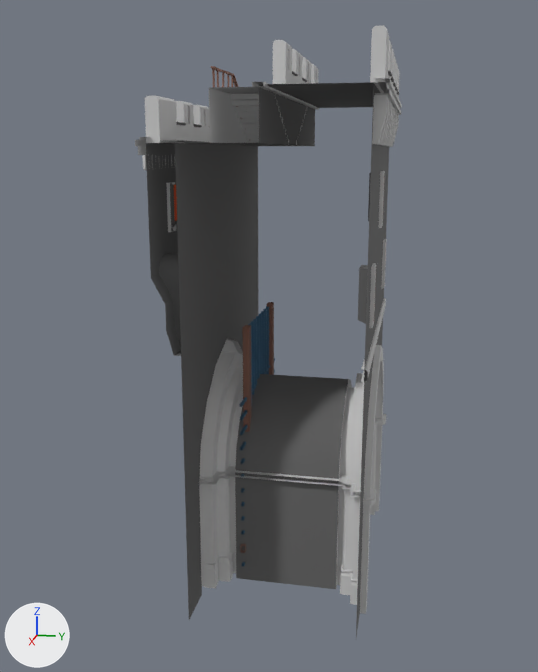
An edit to the FBX model Assets/Polylised - Medieval Desert City/Models/Unique_Buildings/citadel_gate.FBX, drawn before and after from the same camera.
Camera for both pictures: a 50 mm lens placed at (37.9, 5.9, 21.6), pointed at (0.4, -1.6, 12.2). Lighting does not change. The marker at lower left points along +X, +Y and +Z. Where no turn or scale is listed for an object, it has been applied to the vertices.

Script lines for the objects in view, before the commit:
```python
mat_metal_0 = principled_material('Metal_0')
mat_metal_0.base_color = (0.0392, 0.125, 0.224)  # blue #386382
mat_metal_0.roughness = 0.859
mat_wall_0 = principled_material('Wall_0')
mat_wall_0.base_color = (0.133, 0.133, 0.133)  # dark grey #666666
mat_wall_0.roughness = 0.859
mat_wall_1 = principled_material('Wall_1')
mat_wall_1.base_color = (0.624, 0.624, 0.624)  # light grey #cfcfcf
mat_wall_1.roughness = 0.859
mat_wood_0 = principled_material('Wood_0')
mat_wood_0.base_color = (0.227, 0.11, 0.0784)  # brown #835d4f
mat_wood_0.roughness = 0.859
me_mesh = bpy.data.meshes.new('Mesh')
me_mesh.from_pydata(...)  # 4024 vertices, 6531 faces; spans x -8.2..8.2, y -5.6..4.6, z -0.1..26.2
# faces by material slot: [1023, 4798, 10, 516, 184]
me_mesh.materials.append(mat_wall_0)  # dark grey #666666
me_mesh.materials.append(mat_wall_1)  # light grey #cfcfcf
me_mesh.materials.append(mat_window_0)  # orange #f95d00
me_mesh.materials.append(mat_wood_0)  # brown #835d4f
me_mesh.materials.append(mat_metal_0)  # blue #386382
ob_citadel_gate = bpy.data.objects.new('citadel_gate', me_mesh)
ob_citadel_gate.location = (0.0, 0.0, 0.0)
```
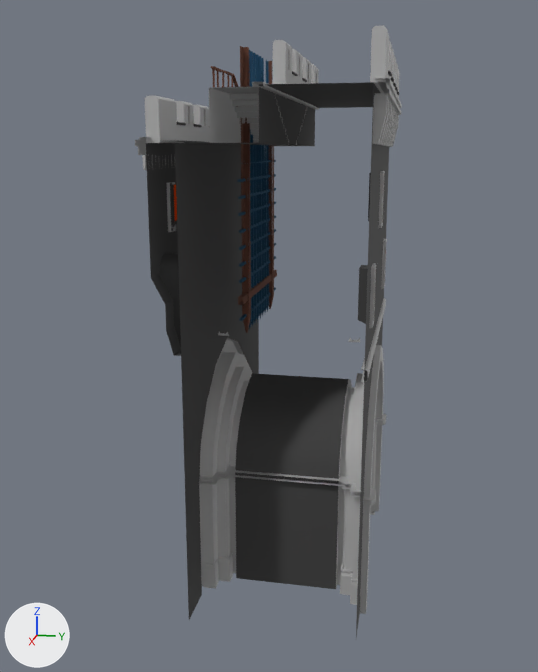
Where the newer file only moved an object's origin or applied its transform, the numbers keep the older frame.

Where the change shows, as pixel boxes [x1, y1, x2, y2] in the pictures (538 x 672 px):
```json
{"object": "citadel_gate", "change": "surface changed, reshaped", "before": [135, 25, 402, 637], "after": [135, 25, 402, 637]}
{"object": "citadel_gate.001", "change": "added", "after": [218, 46, 360, 342], "faces in mat_metal_0 (blue #386382)": [237, 50, 276, 329], "faces in mat_wood_0 (brown #835d4f)": [238, 46, 277, 333]}
{"part": 1, "of": "me_mesh", "change": "deleted", "before": [240, 319, 275, 566], "on screen": "blue"}
{"part": 2, "of": "me_mesh", "change": "cut back", "before": [240, 302, 274, 553]}
```

Edits to the scene script, one JSON object a line:
```json
{"op": "set", "path": "mat_wall_0.metallic", "old": "0.0", "new": "1.0"}
{"op": "set", "path": "mat_wall_1.metallic", "old": "0.0", "new": "1.0"}
{"op": "set", "path": "mat_wood_0.metallic", "old": "0.0", "new": "1.0"}
{"op": "set", "path": "mat_metal_0.metallic", "old": "0.0", "new": "1.0"}
{"block": "me_mesh", "where": "# used by ob_citadel_gate; location = (0.0, 0.0, 0.0)"}
{"op": "remove", "block": "me_mesh", "code": "me_mesh.from_pydata(...)  # 4024 vertices, 6531 faces; spans x -8.2..8.2, y -5.6..4.6, z -0.1..26.2"}
{"op": "add", "block": "me_mesh", "code": "me_mesh.from_pydata(...)  # 3827 vertices, 6234 faces; spans x -8.2..8.2, y -5.6..4.6, z 0.0..26.2"}
{"block": "me_mesh", "change": "me_mesh part 1: 13 loose pieces with 106 vertices, spanning x -4.4..4.4, y -2.3..-2.1, z -0.1..13.2, are deleted"}
{"block": "me_mesh", "change": "me_mesh part 2"}
{"block": "me_mesh", "change": "89 vertices are removed from x -4.4..4.2, y -3.4..-2.0, z -0.1..13.3"}
{"block": "me_mesh", "change": "176 faces are deleted"}
{"block": "me_mesh", "change": "2 new faces join them, mat_wall_1 (light grey #cfcfcf)"}
{"op": "remove", "block": "me_mesh", "code": "me_mesh.materials.append(mat_metal_0)  # blue #386382"}
{"op": "add", "block": "me_mesh_001", "code": ["me_mesh_001 = bpy.data.meshes.new('Mesh.001')", "me_mesh_001.from_pydata(...)  # 228 vertices, 258 faces; spans x -4.36..4.36, y -4.5..2.42, z -0.06..13.3", "# faces by material slot: [22, 82, 154]", "me_mesh_001.materials.append(mat_wall_1)  # light grey #cfcfcf", "me_mesh_001.materials.append(mat_wood_0)  # brown #835d4f", "me_mesh_001.materials.append(mat_metal_0)  # blue #386382"]}
{"op": "add", "block": "ob_citadel_gate_001", "code": ["ob_citadel_gate_001 = bpy.data.objects.new('citadel_gate.001', me_mesh_001)", "ob_citadel_gate_001.location = (0.0, 1.04, 12.98)"]}
```
